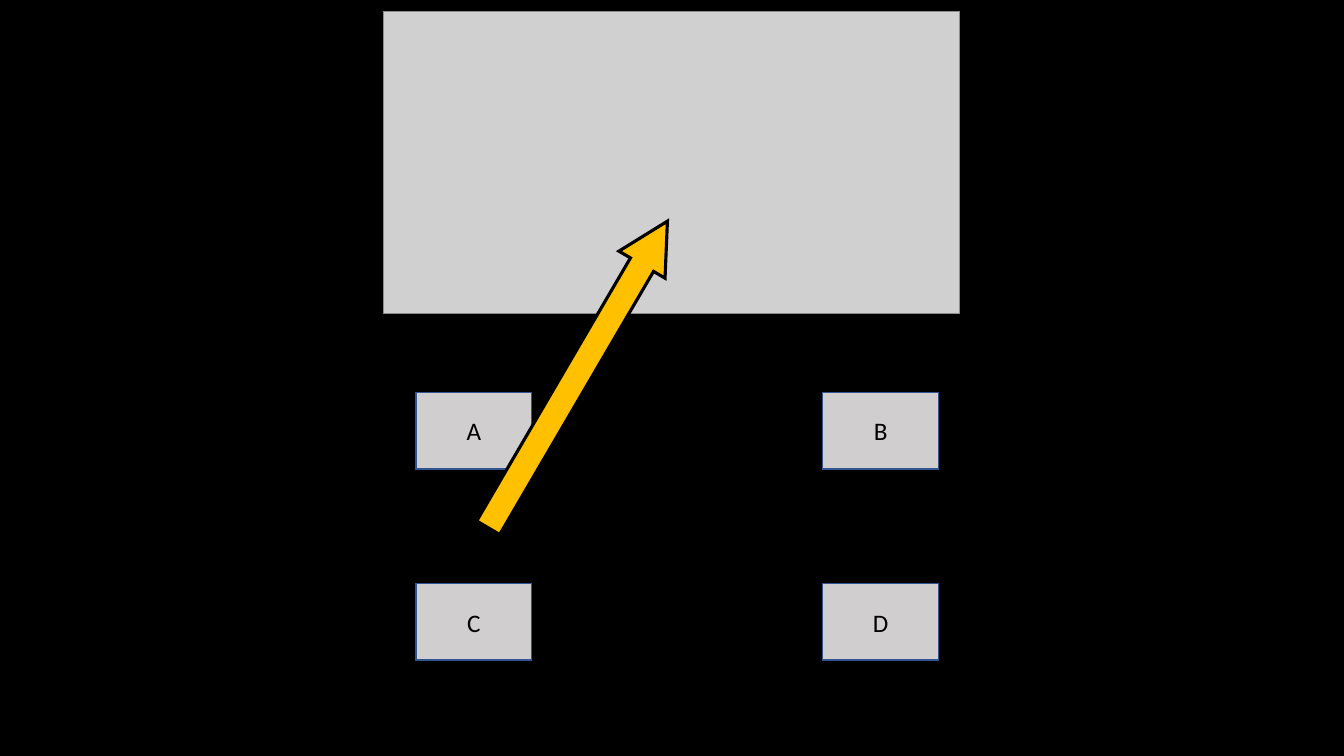
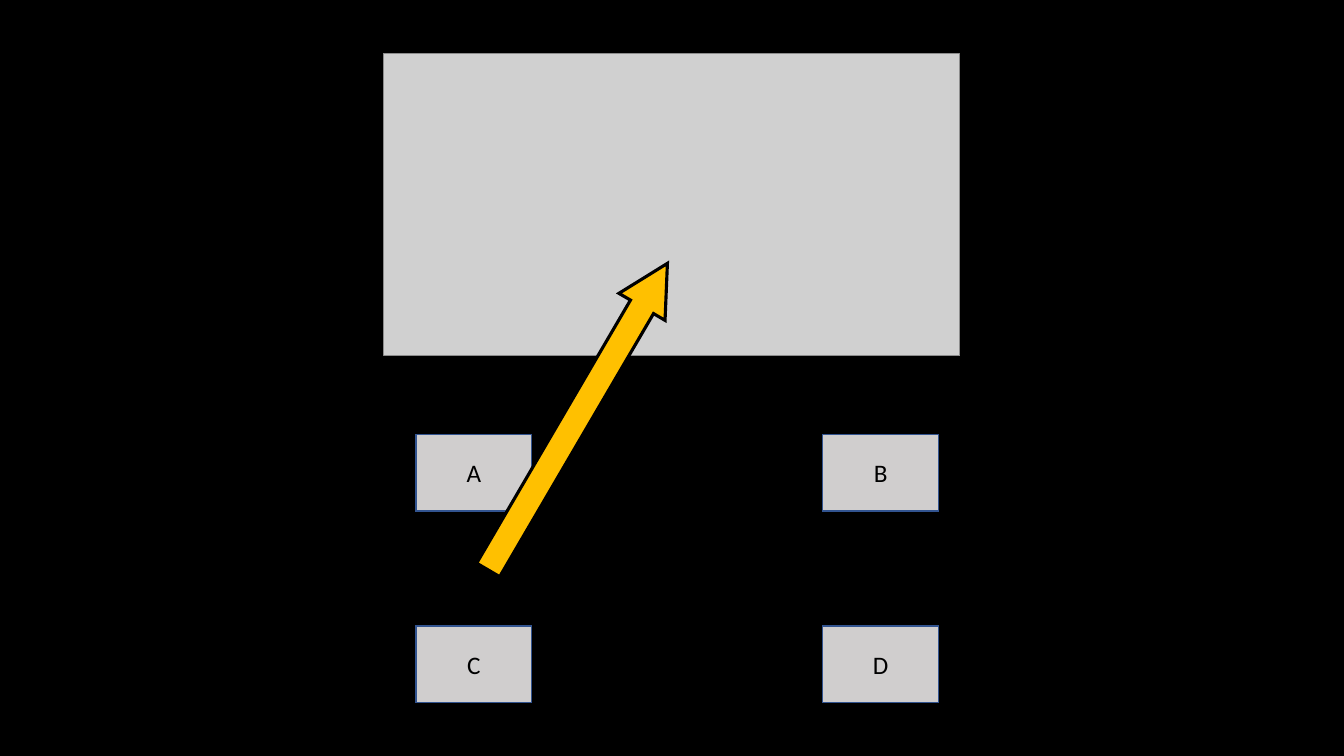
Before and after one commit to NonaRjb/handover_intention, a slide deck: slide 8 of images/env_images.pptx. Drawn at 1344x756 pixels with LibreOffice and Linux fonts; fonts in the diff are those of the drawing; grey boxes stand for pictures. Boxes give left, top, right and bottom in pixels: in the first picture for what was removed or moved away, otherwise in the second. Text is boxed around its words. In the diff, an @@ line names an element or a change of style, - is before the commit and + after.

```diff
--- a/images/env_images.pptx
+++ b/images/env_images.pptx
@@ 2 rectangles, 1 up arrow: place and size @@
-2 rectangles, 1 up arrow at [416, 207, 939, 541]
+2 rectangles, 1 up arrow at [416, 250, 939, 583]
@@ 2 rectangles, 1 picture: place and size @@
-2 rectangles, 1 picture at [384, 11, 960, 660]
+2 rectangles, 1 picture at [384, 53, 960, 703]
```
Also in this commit, not shown: 1 other slide changed, 1 slide added, 4 other files.
